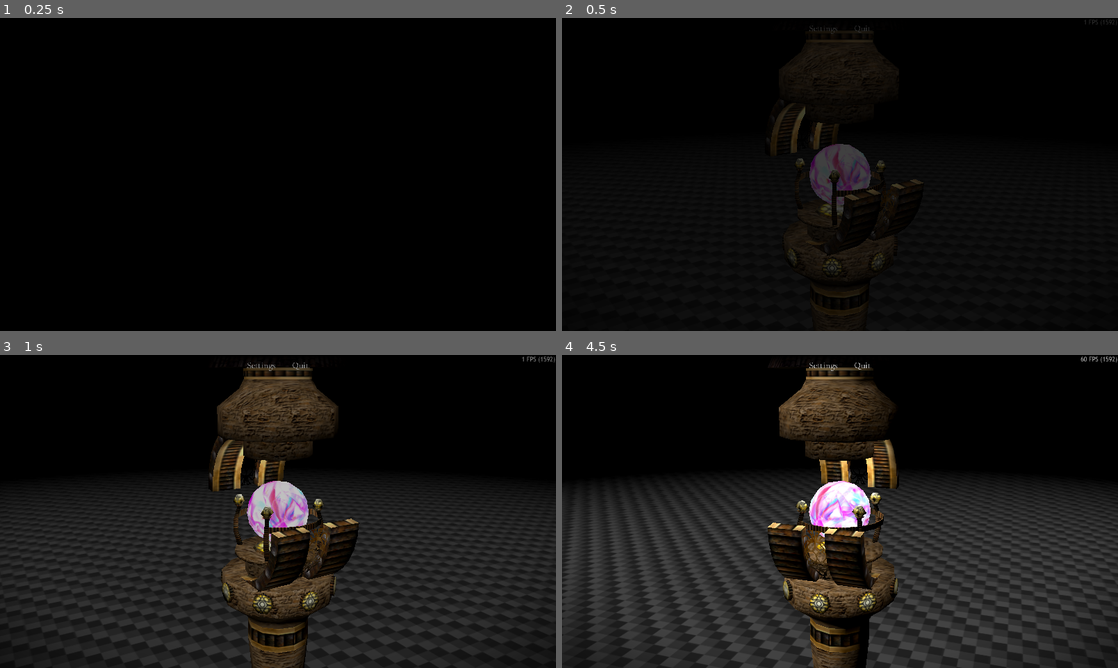
Above: before the commit, frames 1-4 (two rows, left to right).
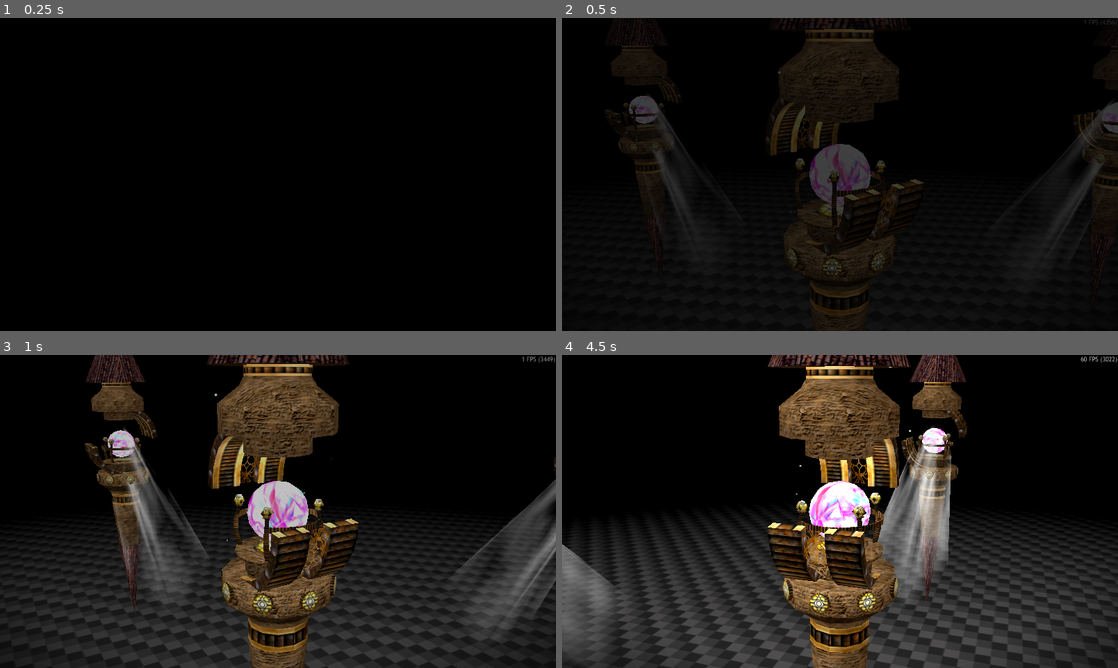
Above: after the commit, the same moments.

Repository: slyllama/dwelt
Game: Godot game, scene res://lib/shard/shard_loader/shard_loader.tscn
Two runs of this game, one before a commit and one after it. Both use one fixed random seed, a clock stepped at 60 frames per second and the inputs below.
Inputs (mouse positions are in pixels of both pictures, inside the frame that each line leads up to):
- Up to frame 1 (0.25 s): no input
- Up to frame 2 (0.5 s): no input
- Up to frame 3 (1 s): tap Enter at 0.5 s; move the mouse to (400, 495) at 0.52 s; hold D (move_right) from 0.53 s (still down); click (400, 495) at 0.6 s
- Up to frame 4 (4.5 s): move the mouse to (728, 527) at 1.27 s; release D (move_right) at 1.28 s; hold S (move_back) 1.28-2.03 s; right-click (728, 527) at 1.35 s; move the mouse to (895, 442) at 2.02 s; hold D (move_right) 2.03-2.78 s; tap Shift (sprint) at 2.1, 4.35 s; move the mouse to (812, 574) at 2.77 s; hold W (move_forward) 2.78-3.53 s; click (812, 574) at 2.85 s; move the mouse to (1006, 558) at 3.52 s; hold A (move_left) from 3.53 s (still down); right-click (1006, 558) at 3.6 s; move the mouse to (673, 464) at 4.27 s

Frame 1 is identical in both runs. In frame 2, 3.3% of the frame differs, in the area x 7-100%, y 0-86%; in frame 3, 21%; in frame 4, 31%, in the area x 0-100%, y 0-100%.

Commit message:
Light rays

Diff:
--- a/lib/hud/hud.gd
+++ b/lib/hud/hud.gd
@@ -20,6 +20,7 @@
 	$FadeIn.visible = true
 	$Debug.queue_free()
 	await get_tree().create_timer(0.25).timeout
+
 	_fade_in()
 
 func _menu_button_pressed(id: String) -> void:
--- a/shards/model_viewer/model_viewer.gd
+++ b/shards/model_viewer/model_viewer.gd
@@ -2,7 +2,10 @@
 
 func _ready() -> void:
 	$Player.queue_free()
+	$HUD/MenuBar.disappear()
 	super()
+
+	$MachinePillar/AnimationPlayer.play("float")
 
 func _physics_process(delta: float) -> void:
 	super(delta)
--- a/shards/model_viewer/model_viewer.tscn
+++ b/shards/model_viewer/model_viewer.tscn
@@ -1,9 +1,11 @@
-[gd_scene load_steps=7 format=3 uid="uid://d4hipx7qxd447"]
+[gd_scene load_steps=14 format=3 uid="uid://d4hipx7qxd447"]
 
 [ext_resource type="PackedScene" uid="uid://bowffptraek8d" path="res://lib/shard/shard.tscn" id="1_7hq2f"]
 [ext_resource type="Script" uid="uid://g7vhimmvlkbo" path="res://shards/model_viewer/model_viewer.gd" id="2_wm0f5"]
 [ext_resource type="PackedScene" uid="uid://cuomrfy0fj1e0" path="res://shards/sandbox/props/crystal_spire/meshes/crystal_spire.glb" id="3_ejjdr"]
 [ext_resource type="Script" uid="uid://6tag82rmd2jd" path="res://lib/shard/scripts/shard_data.gd" id="3_i4y7a"]
+[ext_resource type="Texture2D" uid="uid://cyv30vfpc5ddt" path="res://generic/textures/mote.png" id="5_ixfik"]
+[ext_resource type="PackedScene" uid="uid://cr0a87tm4a313" path="res://shards/model_viewer/pillar_rotator.tscn" id="6_vfkuq"]
 
 [sub_resource type="Resource" id="Resource_ixfik"]
 script = ExtResource("3_i4y7a")
@@ -11,12 +13,51 @@
 metadata/_custom_type_script = "uid://6tag82rmd2jd"
 
 [sub_resource type="Environment" id="Environment_ejjdr"]
+ambient_light_source = 2
+ambient_light_color = Color(0.65, 0.62291664, 0.61749995, 1)
+tonemap_exposure = 1.25
 fog_enabled = true
 fog_mode = 1
 fog_light_color = Color(0, 0, 0, 1)
 fog_density = 1.0
 fog_sky_affect = 0.0
-fog_depth_end = 20.0
+fog_depth_begin = 2.0
+fog_depth_end = 15.0
+adjustment_enabled = true
+adjustment_saturation = 1.1
+
+[sub_resource type="Curve" id="Curve_vfkuq"]
+_data = [Vector2(0, 0), 0.0, 0.0, 0, 0, Vector2(0.28448275, 1), 0.0, 0.0, 0, 0, Vector2(1, 0), 0.0, 0.0, 0, 0]
+point_count = 3
+
+[sub_resource type="CurveTexture" id="CurveTexture_0y160"]
+curve = SubResource("Curve_vfkuq")
+
+[sub_resource type="ParticleProcessMaterial" id="ParticleProcessMaterial_vfkuq"]
+emission_shape_scale = Vector3(1.5, 2, 1.5)
+emission_shape = 3
+emission_box_extents = Vector3(1, 1, 1)
+gravity = Vector3(0, 1, 0)
+scale_min = 0.099999994
+scale_max = 0.29999998
+scale_curve = SubResource("CurveTexture_0y160")
+
+[sub_resource type="StandardMaterial3D" id="StandardMaterial3D_kr174"]
+transparency = 1
+shading_mode = 0
+disable_fog = true
+albedo_texture = ExtResource("5_ixfik")
+disable_receive_shadows = true
+billboard_mode = 3
+billboard_keep_scale = true
+particles_anim_h_frames = 1
+particles_anim_v_frames = 1
+particles_anim_loop = false
+
+[sub_resource type="PlaneMesh" id="PlaneMesh_qc6j3"]
+material = SubResource("StandardMaterial3D_kr174")
+size = Vector2(0.12, 0.12)
+orientation = 2
 
 [node name="ModelViewer" instance=ExtResource("1_7hq2f")]
 script = ExtResource("2_wm0f5")
@@ -27,6 +68,9 @@
 
 [node name="Sun" parent="Sky" index="0"]
 shadow_enabled = false
+
+[node name="Player" parent="." index="2"]
+visible = false
 
 [node name="DebugFloor" parent="." index="5"]
 transform = Transform3D(1, 0, 0, 0, 1, 0, 0, 0, 1, 0, -2.5, 0)
@@ -42,5 +86,27 @@
 [node name="MachinePillar" parent="." index="8" instance=ExtResource("3_ejjdr")]
 transform = Transform3D(0.25, 0, 0, 0, 0.25, 0, 0, 0, 0.25, 0, 0, 0)
 
-[node name="OmniLight3D" type="OmniLight3D" parent="MachinePillar" index="27"]
-transform = Transform3D(4, 0, 0, 0, 4, 0, 0, 0, 4, 0, 1, 0)
+[node name="Light" type="OmniLight3D" parent="MachinePillar" index="27"]
+transform = Transform3D(1, 0, 0, 0, 1, 0, 0, 0, 1, 0, 1, 0)
+
+[node name="Motes" type="GPUParticles3D" parent="MachinePillar" index="28"]
+cast_shadow = 0
+amount = 32
+lifetime = 3.0
+preprocess = 10.0
+speed_scale = 0.13
+randomness = 0.1
+fixed_fps = 15
+process_material = SubResource("ParticleProcessMaterial_vfkuq")
+draw_pass_1 = SubResource("PlaneMesh_qc6j3")
+
+[node name="PillarRotator" parent="." index="9" instance=ExtResource("6_vfkuq")]
+
+[node name="PillarRotator2" parent="." index="10" instance=ExtResource("6_vfkuq")]
+transform = Transform3D(-4.371139e-08, 0, 1, 0, 1, 0, -1, 0, -4.371139e-08, 0, 0, 0)
+
+[node name="PillarRotator3" parent="." index="11" instance=ExtResource("6_vfkuq")]
+transform = Transform3D(-1, 0, -8.742278e-08, 0, 1, 0, 8.742278e-08, 0, -1, 0, 0, 0)
+
+[node name="PillarRotator4" parent="." index="12" instance=ExtResource("6_vfkuq")]
+transform = Transform3D(1.1924881e-08, 0, -1, 0, 1, 0, 1, 0, 1.1924881e-08, 0, 0, 0)
--- /dev/null
+++ b/shards/model_viewer/pillar_rotator.tscn
@@ -0,0 +1,12 @@
+[gd_scene load_steps=3 format=3 uid="uid://cr0a87tm4a313"]
+
+[ext_resource type="PackedScene" uid="uid://cuomrfy0fj1e0" path="res://shards/sandbox/props/crystal_spire/meshes/crystal_spire.glb" id="1_wgwsw"]
+[ext_resource type="PackedScene" uid="uid://cuis621ay80eo" path="res://shards/sandbox/props/light_ray/meshes/light_ray.glb" id="2_01i5f"]
+
+[node name="PillarRotator" type="Marker3D"]
+
+[node name="MachinePillar" parent="." instance=ExtResource("1_wgwsw")]
+transform = Transform3D(0.22, 0, 0, 0, 0.22, 0, 0, 0, 0.22, 0, 0, 3.75)
+
+[node name="LightRay" parent="MachinePillar" instance=ExtResource("2_01i5f")]
+transform = Transform3D(-5.9010375e-08, 0, 1.3499999, 0, 1.3499999, 0, -1.3499999, 0, -5.9010375e-08, 0, 0.3, 0)
--- /dev/null
+++ b/shards/sandbox/props/light_ray/materials/light_ray.tres
@@ -0,0 +1,28 @@
+[gd_resource type="ShaderMaterial" load_steps=7 format=3 uid="uid://cx51nkiat22ka"]
+
+[ext_resource type="Shader" uid="uid://cfhkxonb11svr" path="res://shards/sandbox/props/light_ray/materials/shaders/light_ray.gdshader" id="1_64caw"]
+
+[sub_resource type="Gradient" id="Gradient_64caw"]
+offsets = PackedFloat32Array(0.09580839, 0.19161677, 0.8682635, 0.98203593)
+colors = PackedColorArray(0, 0, 0, 1, 1, 1, 1, 1, 0.28851873, 0.28851777, 0.2885175, 1, 0, 0, 0, 1)
+
+[sub_resource type="GradientTexture2D" id="GradientTexture2D_byklb"]
+gradient = SubResource("Gradient_64caw")
+
+[sub_resource type="Gradient" id="Gradient_byklb"]
+offsets = PackedFloat32Array(0.35, 0.9)
+
+[sub_resource type="FastNoiseLite" id="FastNoiseLite_cv13g"]
+noise_type = 2
+frequency = 0.02
+
+[sub_resource type="NoiseTexture2D" id="NoiseTexture2D_33tfr"]
+noise = SubResource("FastNoiseLite_cv13g")
+color_ramp = SubResource("Gradient_byklb")
+seamless = true
+
+[resource]
+render_priority = 0
+shader = ExtResource("1_64caw")
+shader_parameter/length_mask_texture = SubResource("GradientTexture2D_byklb")
+shader_parameter/smoke_mask_texture = SubResource("NoiseTexture2D_33tfr")
--- /dev/null
+++ b/shards/sandbox/props/light_ray/materials/shaders/light_ray.gdshader
@@ -0,0 +1,10 @@
+shader_type spatial;
+render_mode unshaded, cull_disabled;
+
+uniform sampler2D length_mask_texture: repeat_disable, filter_linear;
+uniform sampler2D smoke_mask_texture: repeat_enable, filter_linear;
+
+void fragment() {
+	ALPHA = texture(length_mask_texture, UV).r;
+	ALPHA *= texture(smoke_mask_texture, UV * 0.1 + TIME * vec2(1.0, 0.0) * 0.01).r;
+}
Not shown, added: shards/sandbox/props/light_ray/materials/shaders/light_ray.gdshader.uid
Binary file added: shards/sandbox/props/light_ray/meshes/light_ray.glb
Not shown, added: shards/sandbox/props/light_ray/meshes/light_ray.glb.import
